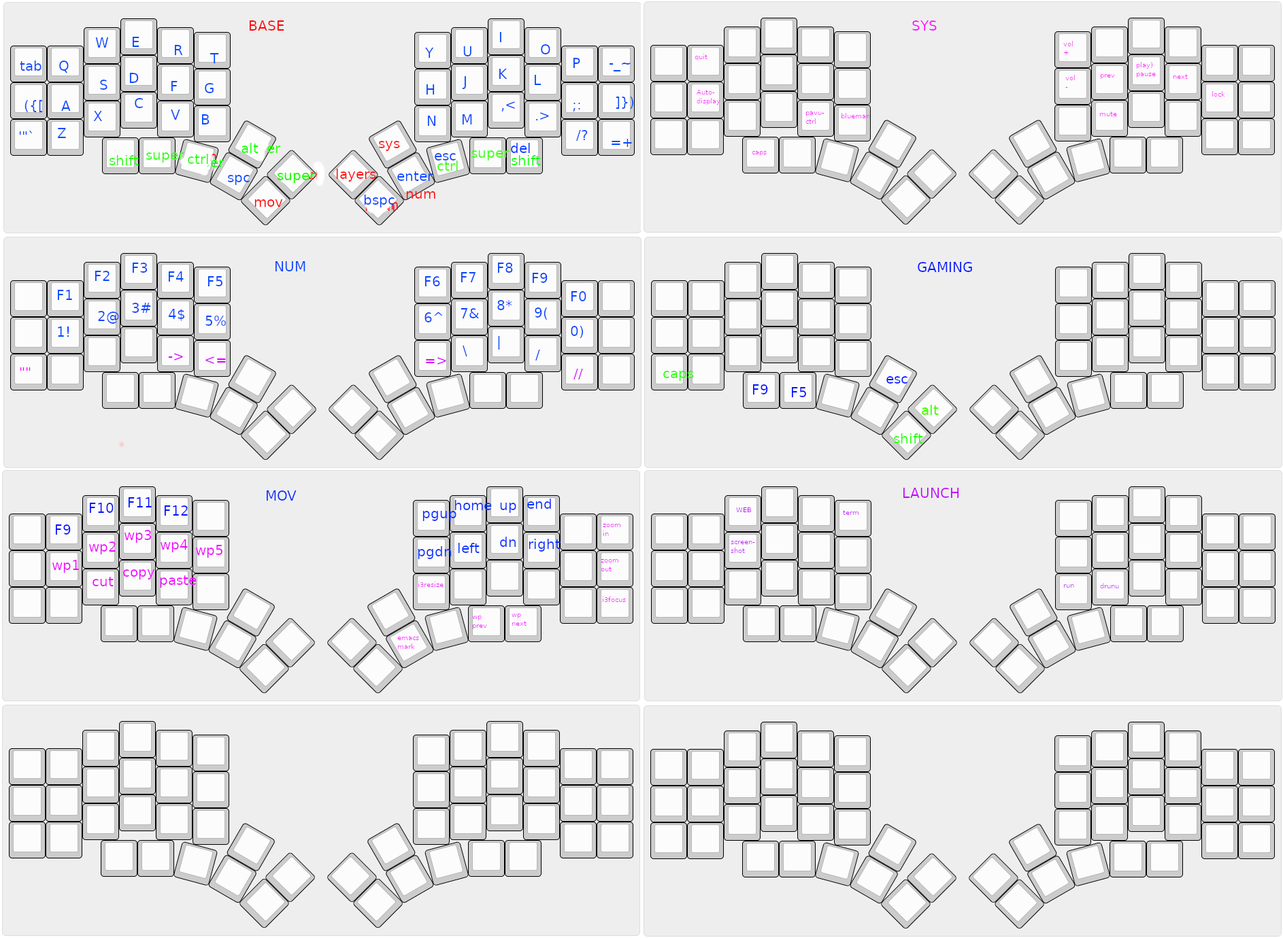
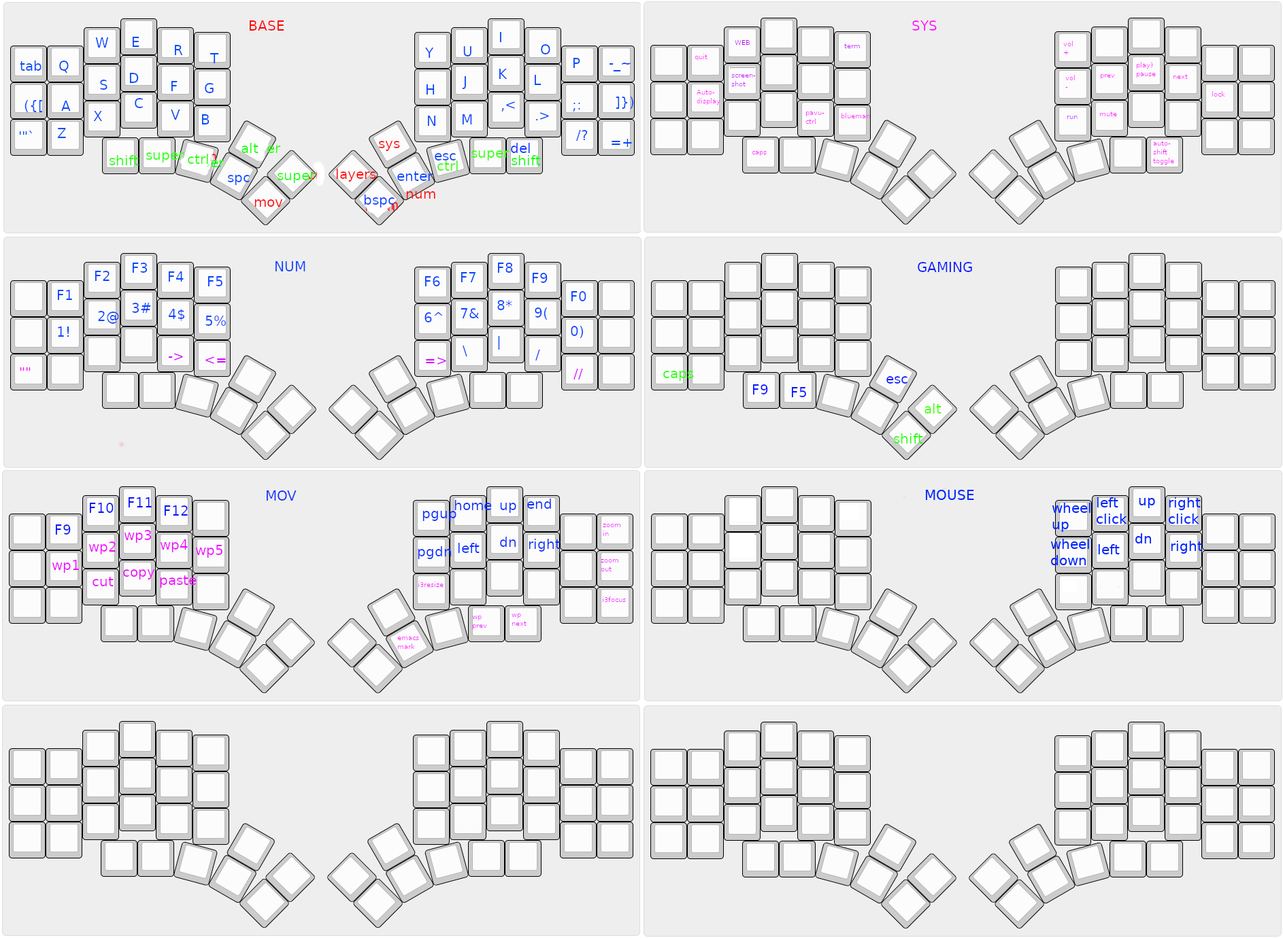
Revision of a layered (1283, 938) image; what changed, layer by layer:
removed layer "alt" over [921, 404, 939, 415]
removed layer "super" over [277, 172, 316, 183]
added layer "right ..." above "wheel ... #1" over [1168, 497, 1201, 524]
added layer "wheel ... #1" above "wheel ..." over [1050, 538, 1090, 566]
added layer "wheel ..." above "left ..." over [1051, 502, 1091, 532]
added layer "left ..." above "right" over [1096, 497, 1128, 524]
added layer "right" above "left" over [1170, 540, 1203, 554]
added layer "left" above "dn" over [1097, 544, 1120, 555]
added layer "dn" above "up" over [1135, 533, 1151, 544]
added layer "up" above "MOUSE" over [1138, 497, 1156, 509]
added layer "MOUSE" above "Pasted Layer" over [925, 489, 975, 500]
painted on "Pasted Layer" over [277, 40, 1175, 593]
